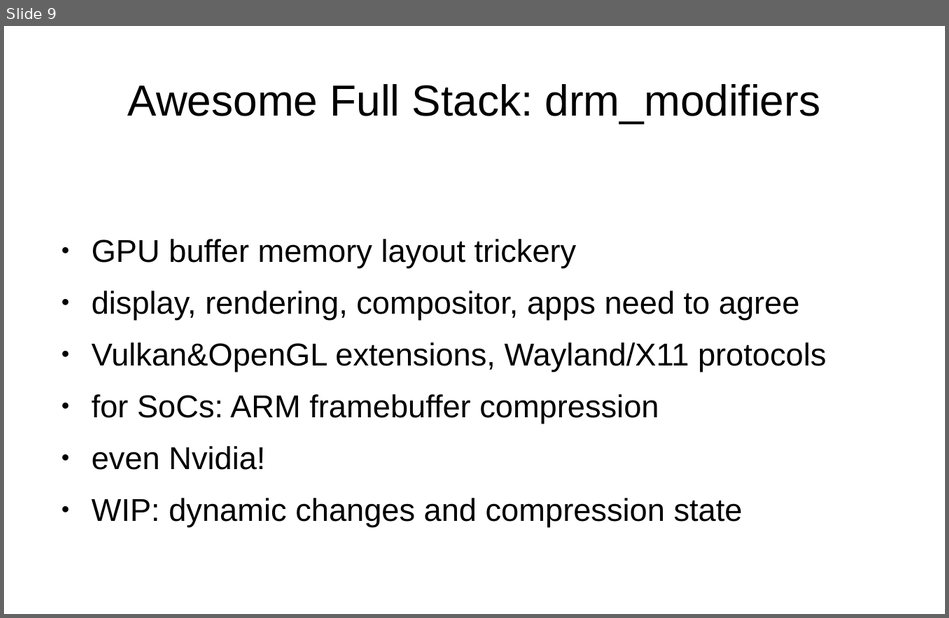
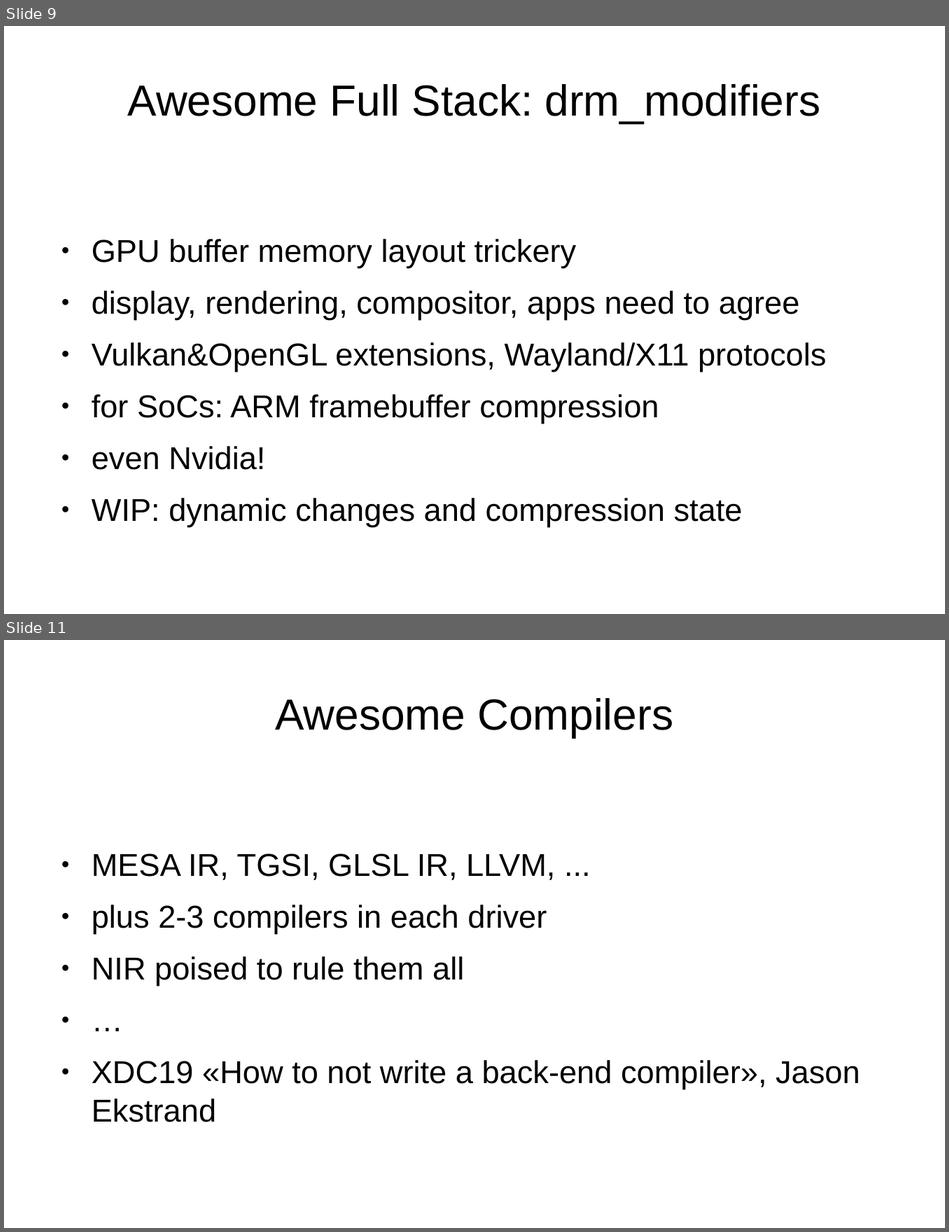
Before and after one commit to danvet/danvet.github.io, a slide deck: slides/lca-2020-awesome.odp. Shown one above the other, each under a label of ours: slide 9 before the commit, slides 9 and 11 after it; the slides between them are not shown. The pictures are 949x618 and 949x1232 pixels, drawn with LibreOffice and Linux fonts; fonts in the diff are those of the drawing. Boxes give left, top, right and bottom in pixels: in the first picture for what was removed or moved away, otherwise in the second. Text is boxed around its words. In the diff, an @@ line names an element or a change of style, - is before the commit and + after.

```diff
--- a/slides/lca-2020-awesome.odp
+++ b/slides/lca-2020-awesome.odp
@@ slide 11 added at (4,640,945,1228), background #FFFFFF @@
@@ title added at (275,698,673,737), 36.7 pt, text #000000 @@
+Awesome Compilers
@@ text added at (92,854,860,1122), 26.7 pt, text #000000 @@
+● MESA IR, TGSI, GLSL IR, LLVM, ...
+● plus 2-3 compilers in each driver
+● NIR poised to rule them all
+● …
+● XDC19 «How to not write a back-end compiler», Jason Ekstrand
```
Also in this commit, not shown: 15 other slides added, 10 slides removed.
